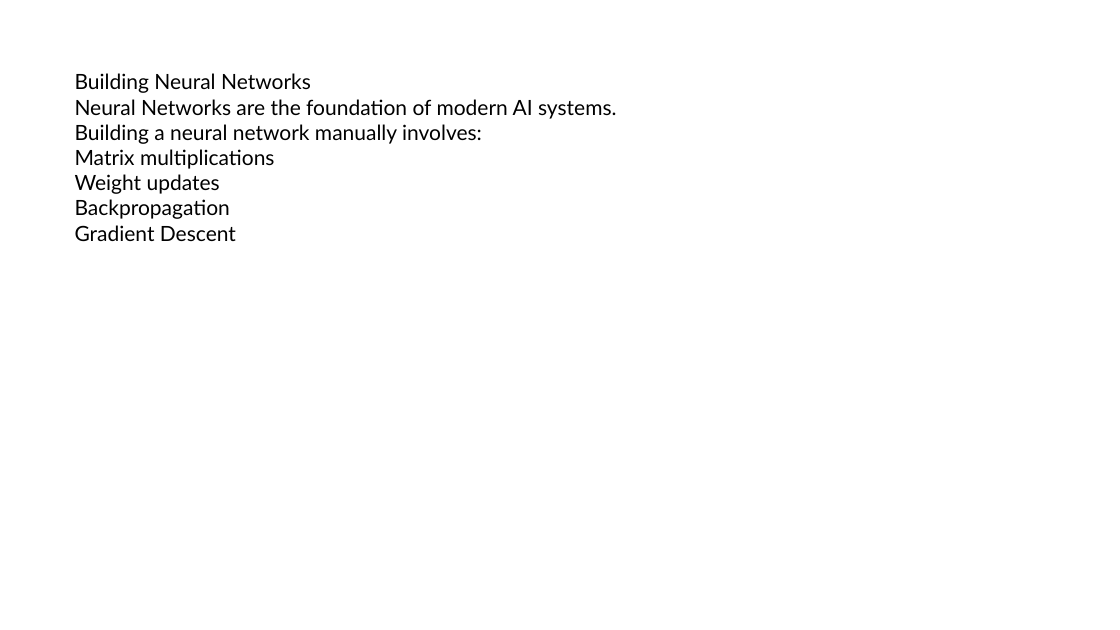
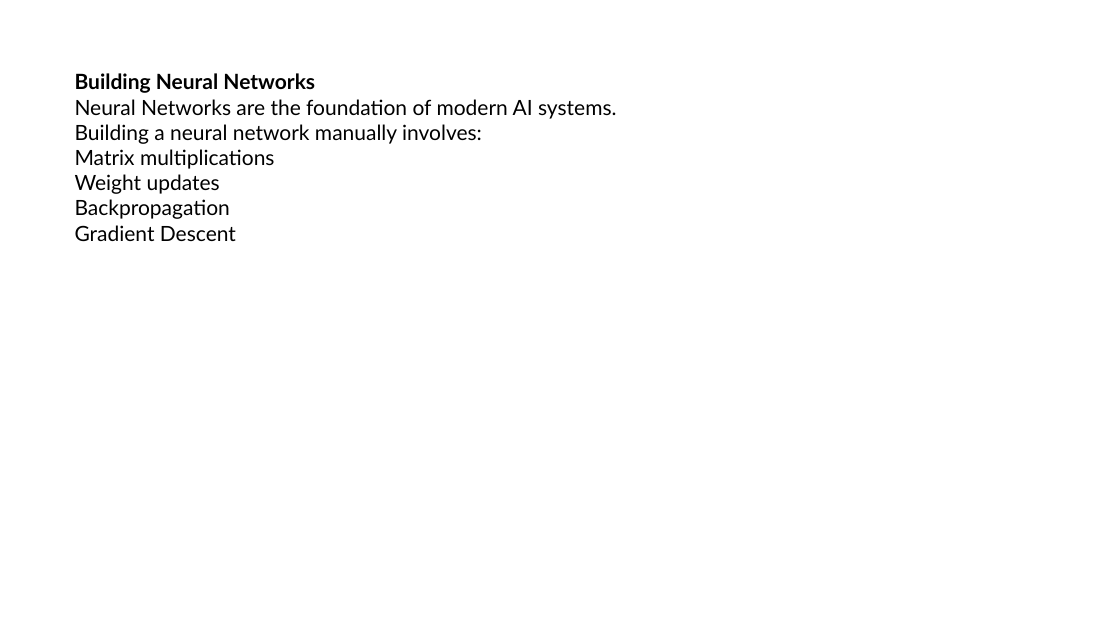
Before and after one commit to srilekhachundu/office_files, a slide deck: slide 6 of Python_Library.pptx. Drawn at 1120x630 pixels with LibreOffice and Linux fonts; fonts in the diff are those of the drawing. Boxes give left, top, right and bottom in pixels: in the first picture for what was removed or moved away, otherwise in the second. Text is boxed around its words. In the diff, an @@ line names an element or a change of style, - is before the commit and + after.

```diff
--- a/Python_Library.pptx
+++ b/Python_Library.pptx
@@ text at (75,73,315,93): bold on in "Building Neural Networks" @@
```
Also in this commit, not shown: 3 other slides changed, 2 slides added.
